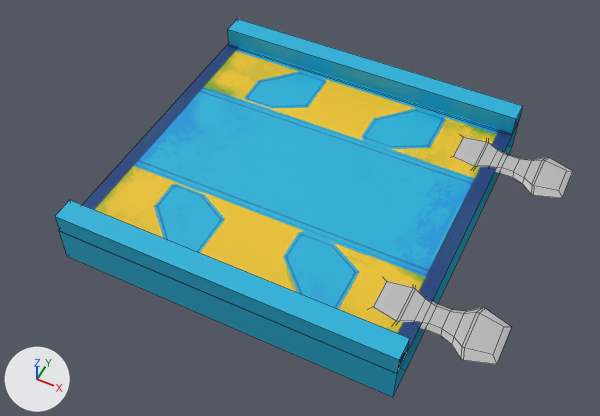
An edit to the FBX model Assets/Art/Track/pre vis/PV_TStraightB.fbx, drawn before and after from the same camera.
Both versions are drawn from a 50 mm lens placed at (17.9, -36.3, 42.4), pointed at (0.5, -1.4, -1.2). The axes (+X, +Y, +Z) are drawn at lower left. The lights are the same throughout. Mesh edges are drawn as thin lines. Where no turn or scale is listed for an object, it has been applied to the vertices.

Objects in the first picture: 'polySurface15', 'scale13'.
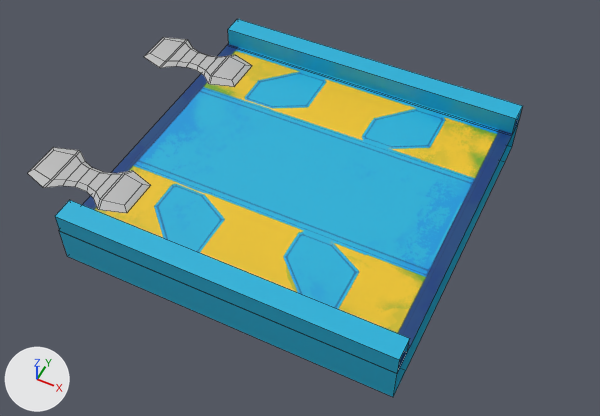
Patch to the scene script:
```diff
--- a/Assets/Art/Track/pre vis/PV_TStraightB.fbx.py
+++ b/Assets/Art/Track/pre vis/PV_TStraightB.fbx.py
@@ me_mesh_1 @@
+me_mesh_1.from_pydata(...)  # 80 vertices, 58 faces; spans x -16.0..-7.7, y -9.3..9.3, z 0.9..1.1
+me_mesh_1.materials.append(mat_lambert123)  # grey #bcbcbc
@@ ob_polysurface15 @@
-ob_polysurface15 = bpy.data.objects.new('polySurface15', me_mesh)
-ob_polysurface15.location = (0.02, 0.0, -0.2)
@@ ob_clip3 @@
+ob_clip3 = bpy.data.objects.new('clip3', me_mesh_1)
+ob_clip3.location = (-1.06, 0.0, -0.03)
```

What differs and where, as boxes (x1, y1, x2, y2) in the pictures (600 x 416 px):
'polySurface15', deleted: before (373, 137, 573, 364)
'clip3', added: after (28, 37, 252, 213)
